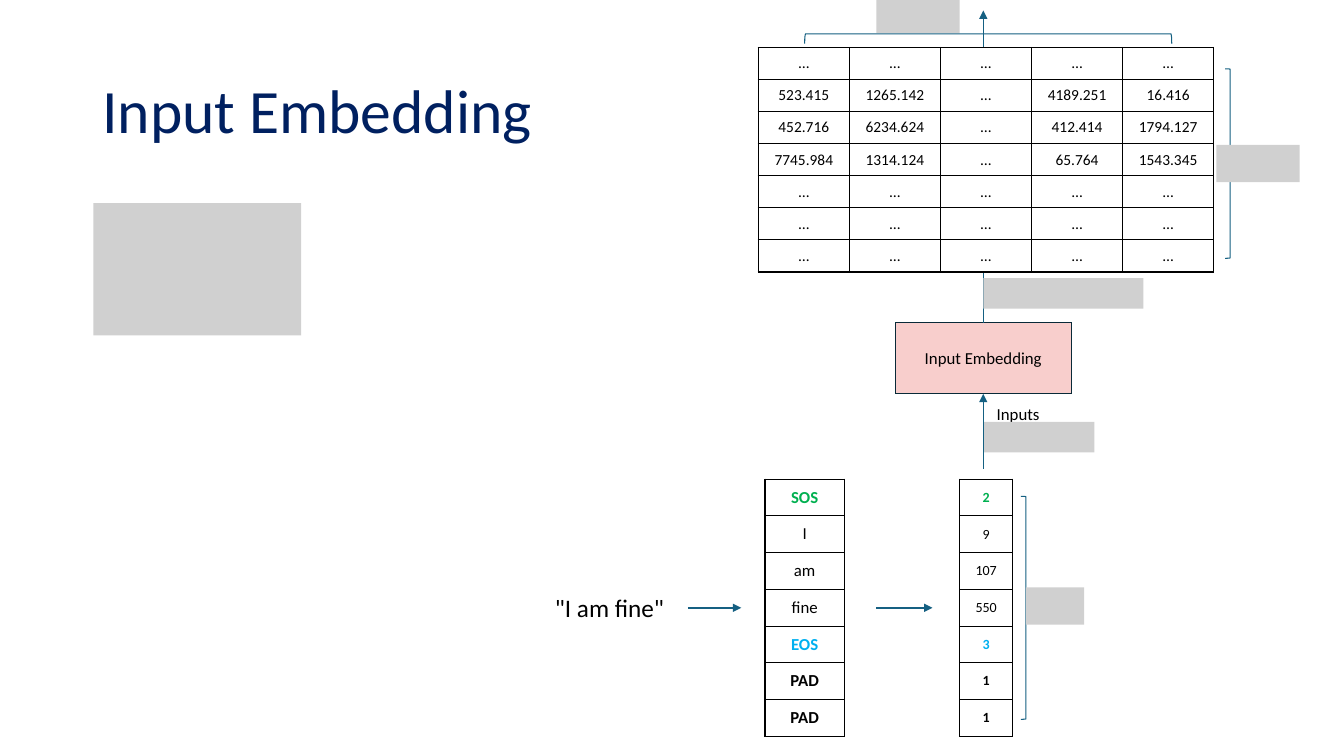
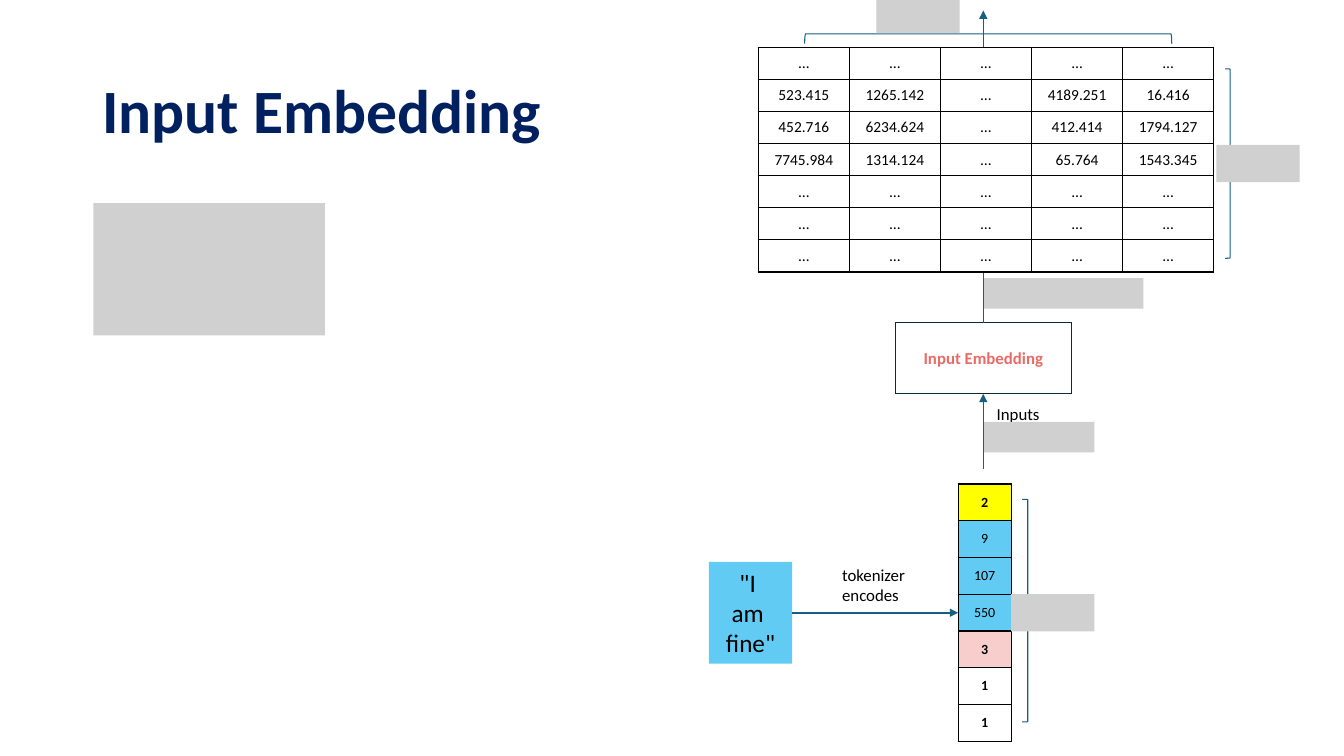
Before and after one commit to tanquangduong/transformer-pt, a slide deck: slide 32 of presentation/Introduction to Transformer.pptx (slide 34 before the commit). Drawn at 1344x756 pixels with LibreOffice and Linux fonts; fonts in the diff are those of the drawing; grey boxes stand for pictures. Boxes give left, top, right and bottom in pixels: in the first picture for what was removed or moved away, otherwise in the second. Text is boxed around its words. In the diff, an @@ line names an element or a change of style, - is before the commit and + after.

```diff
--- a/presentation/Introduction to Transformer.pptx
+++ b/presentation/Introduction to Transformer.pptx
@@ title "Input Embedding" at [102,89,540,144]: bold on @@
@@ picture: place and size @@
-picture at [94,204,301,336]
+picture at [94,204,326,336]
@@ arrow added from (984, 323) to (984, 262), #156082 0.75 pt @@
@@ rectangle "Input Embedding" at [895,323,1072,394]: text colour #000000 to #EA6B66, bold on; fill #F8CECC to #FFFFFF @@
@@ table removed at [765,479,845,736], 7 rows, 1 columns @@
-SOS
-I
-am
-fine
-EOS
-PAD
-PAD
@@ table at [959,484,1012,741] @@
@@ fill none to #FFFF00 in row 1, column 1 @@
@@ fill none to #61CBF4 in 3 cells @@
@@ fill none to #F8CECC in row 5, column 1 @@
@@ fill none to #FFFFFF in 2 cells @@
@@ text colour #00B050 to #000000 in "2" @@
@@ text colour #00B0F0 to #000000 in "3" @@
@@ table: place and size @@
-table at [960,479,1013,736]
+table at [959,484,1012,741]
@@ rectangle ""I": place and size @@
-rectangle ""I" at [555,599,664,617]
+rectangle ""I" at [709,562,792,663]
@@ rectangle ""I" at [709,562,792,663]: fill none to #61CBF4 @@
@@ text added at [842,569,905,601], 12 pt, text #000000 @@
+tokenizer
+encodes
@@ text in rectangle at [726,575,775,652]: text changed @@
-"I am fine"
+"I
+am
+fine"
@@ picture: place and size @@
-picture at [1026,588,1085,625]
+picture at [1011,594,1095,631]
@@ arrow removed from (688, 608) to (741, 608) @@
@@ arrow moved from (876, 608) - (933, 608) to (792, 613) - (959, 613) @@
```
Also in this commit, not shown: 33 other slides changed, 23 slides added, 11 slides removed, 3 other files.
